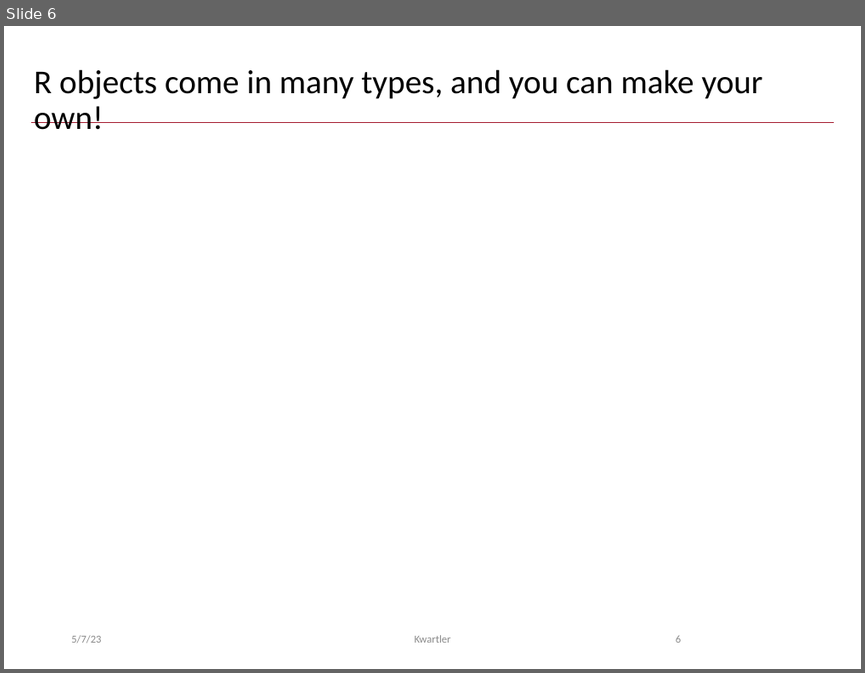
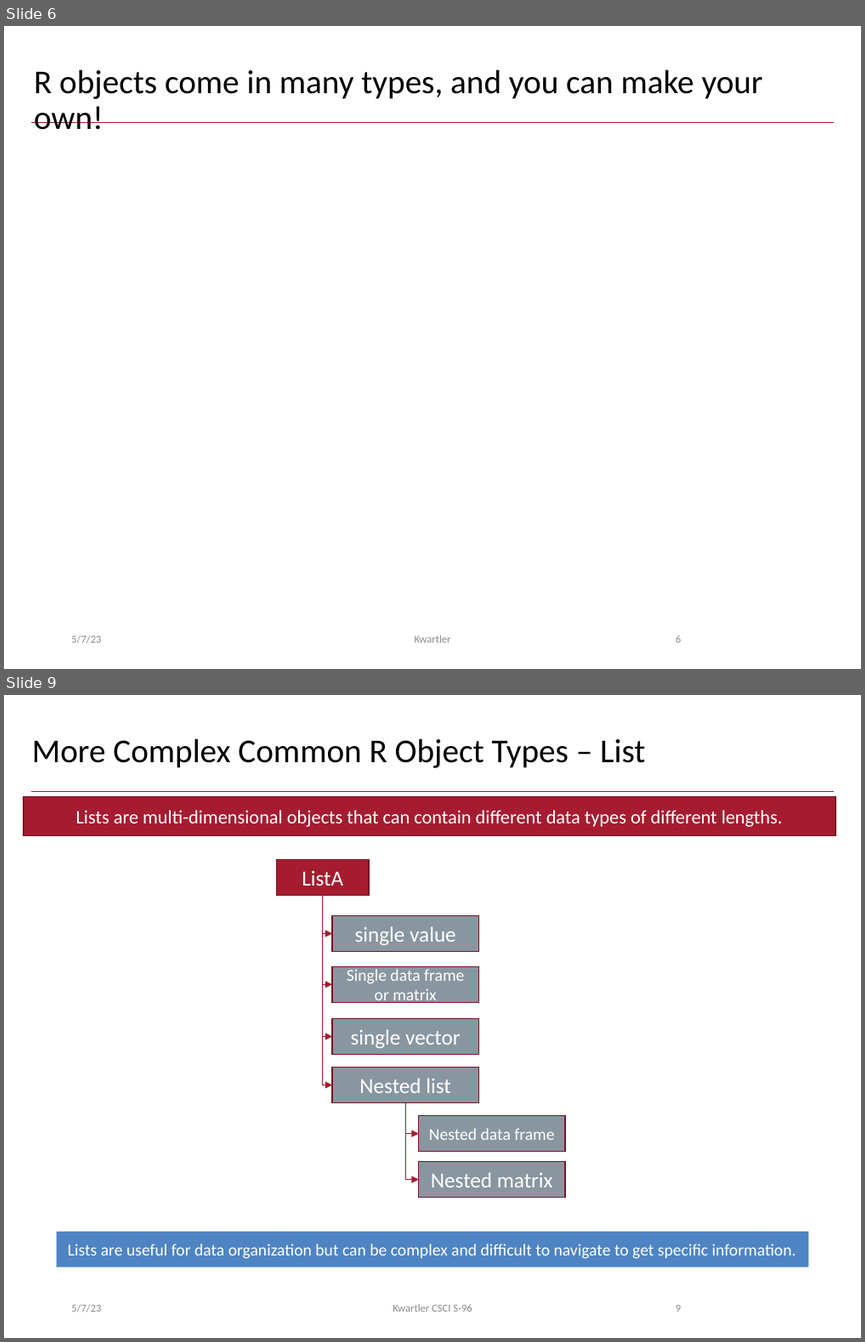
Before and after one commit to kwartler/Hult_Intro2R, a slide deck: lessons/B_GPT_Robjects/B_Robjects.pptx. Shown one above the other, each under a label of ours: slide 6 before the commit, slides 6 and 9 after it; the slides between them are not shown. The pictures are 865x673 and 865x1342 pixels, drawn with LibreOffice and Linux fonts; fonts in the diff are those of the drawing; background and template pictures are left out. Boxes give left, top, right and bottom in pixels: in the first picture for what was removed or moved away, otherwise in the second. Text is boxed around its words. In the diff, an @@ line names an element or a change of style, - is before the commit and + after.

```diff
--- a/lessons/B_GPT_Robjects/B_Robjects.pptx
+++ b/lessons/B_GPT_Robjects/B_Robjects.pptx
@@ slide 9 added at <box>4,695,861,1338</box>, background #FFFFFF; not listed: 1 template element that a slide beside it also shows @@
@@ title added at <box>32,738,645,768</box>, 28 pt, text #000000 @@
+More Complex Common R Object Types – List
@@ rectangle added at <box>24,797,836,836</box>, fill #A51C30, outline #7A1524 1 pt, 16 pt, text #FFFFFF @@
+Lists are multi-dimensional objects that can contain different data types of different lengths.
@@ rectangle added at <box>277,860,369,896</box>, fill #A51C30, outline #7A1524 1 pt, 18 pt, text #FFFFFF @@
+ListA
@@ elbow arrow added from (323, 896) to (332, 933), #A51C30 0.5 pt @@
@@ elbow arrow added from (323, 896) to (332, 985), #A51C30 0.5 pt @@
@@ elbow arrow added from (323, 896) to (332, 1036), #A51C30 0.5 pt @@
@@ elbow arrow added from (323, 896) to (332, 1085), #A51C30 0.5 pt @@
@@ rectangle added at <box>332,915,478,951</box>, fill #8996A0, outline #7A1524 1 pt, 18 pt, text #FFFFFF @@
+single value
@@ rectangle added at <box>332,967,478,1003</box>, fill #8996A0, outline #7A1524 1 pt, 14 pt, text #FFFFFF @@
+Single data frame or matrix
@@ rectangle added at <box>332,1019,478,1055</box>, fill #8996A0, outline #7A1524 1 pt, 18 pt, text #FFFFFF @@
+single vector
@@ rectangle added at <box>332,1066,478,1103</box>, fill #8996A0, outline #7A1524 1 pt, 18 pt, text #FFFFFF @@
+Nested list
@@ elbow arrow added from (406, 1103) to (419, 1134), #A51C30 0.5 pt @@
@@ elbow arrow added from (406, 1103) to (419, 1179), #A51C30 0.5 pt @@
@@ rectangle added at <box>419,1116,565,1151</box>, fill #8996A0, outline #7A1524 1 pt, 14 pt, text #FFFFFF @@
+Nested data frame
@@ rectangle added at <box>419,1161,565,1197</box>, fill #8996A0, outline #7A1524 1 pt, 18 pt, text #FFFFFF @@
+Nested matrix
@@ rectangle added at <box>56,1231,809,1267</box>, fill #4E84C4, 14 pt, text #FFFFFF @@
+Lists are useful for data organization but can be complex and difficult to navigate to get specific information.
@@ text added at <box>71,1304,101,1311</box>, 9 pt, text #8C8C8C @@
+5/7/23
@@ text added at <box>392,1304,472,1311</box>, 9 pt, text #8C8C8C @@
+Kwartler CSCI S-96
@@ page number added at <box>676,1304,681,1311</box>, 9 pt, text #8C8C8C @@
+9
```
Also in this commit, not shown: 4 other slides added, 5 other files.
